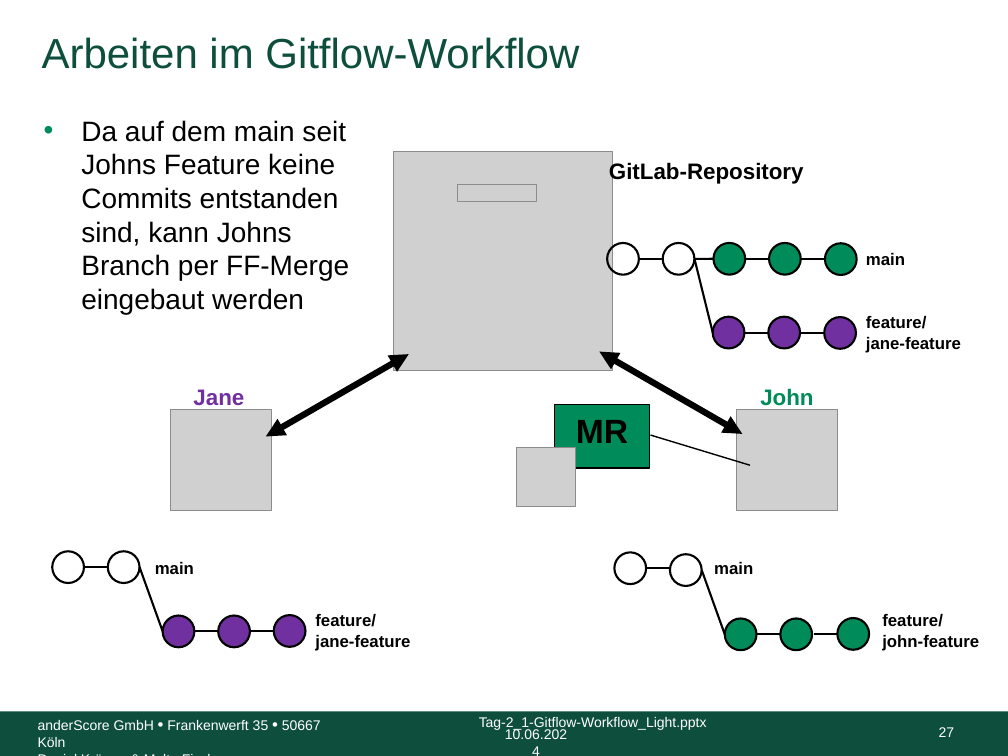
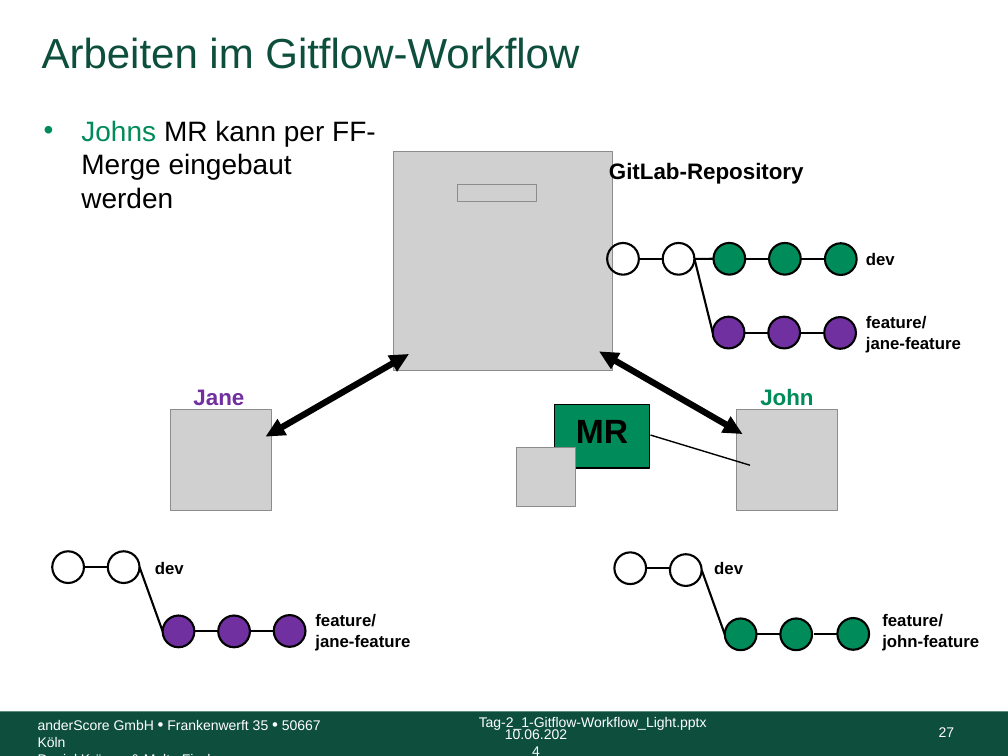
Before and after one commit to anderscore-gmbh/gitlab, a slide deck: slide 27 of slides/Tag-2_1-Gitflow-Workflow_Light.pptx. Drawn at 1008x756 pixels with LibreOffice and Linux fonts; fonts in the diff are those of the drawing; grey boxes stand for pictures; background and template pictures are left out. Boxes give left, top, right and bottom in pixels: in the first picture for what was removed or moved away, otherwise in the second. Text is boxed around its words. In the diff, an @@ line names an element or a change of style, - is before the commit and + after.

```diff
--- a/slides/Tag-2_1-Gitflow-Workflow_Light.pptx
+++ b/slides/Tag-2_1-Gitflow-Workflow_Light.pptx
@@ text at [81, 120, 376, 209]: text changed @@
-• Da auf dem main seit Johns Feature keine Commits entstanden sind, kann Johns Branch per FF-Merge eingebaut werden
+• Johns MR kann per FF-Merge eingebaut werden
@@ text at [866, 253, 895, 265]: text changed @@
-main
+dev
@@ text at [155, 562, 184, 574]: text changed @@
-main
+dev
@@ text at [714, 562, 743, 574]: text changed @@
-main
+dev
```
Also in this commit, not shown: 17 other slides changed, 3 other files.
